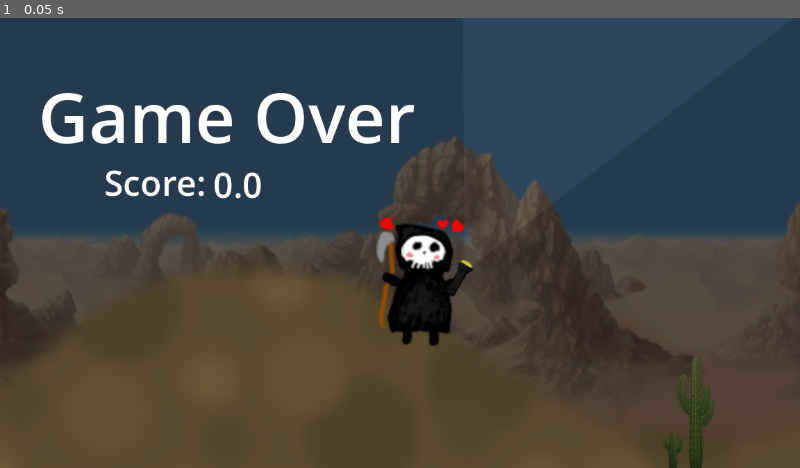
Above: before the commit, frame 1.
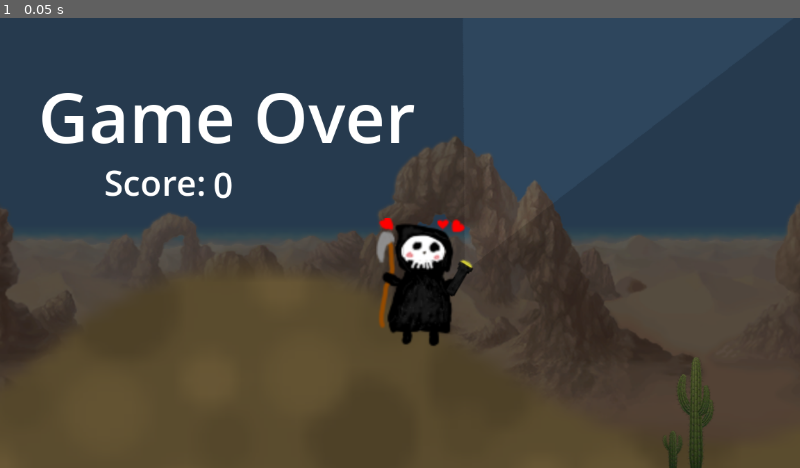
Above: after the commit, the same moment.

Repository: atomazu/quicksand
Game: Godot game, scene res://scenes/death_screen/death_screen.tscn
Same seed, same stepped clock (60 frames per second), same inputs: the game is played once before the commit and once after it. This scene is started directly instead of the project's main scene.
Inputs:
- Up to frame 1 (0.05 s): no input

The runs differ from the first frame. In frame 1, less than 0.1% of the frame differs, in the area x 29-33%, y 34-41%.

Commit message:
fixed death screen score

Diff:
--- a/scenes/death_screen/death_screen_score_label.gd
+++ b/scenes/death_screen/death_screen_score_label.gd
@@ -3,4 +3,4 @@
 
 # Called when the node enters the scene tree for the first time.
 func _ready() -> void:
-	text = str(round(Global.time))
+	text = str(int(round(Global.time)))
